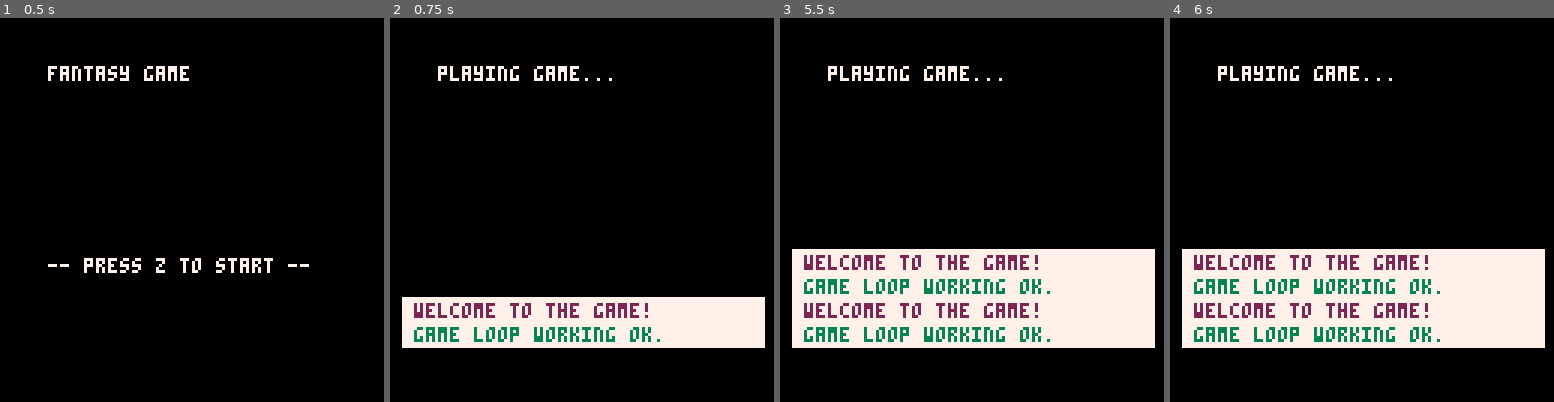
Above: before the commit, frames 1-4 (left to right).
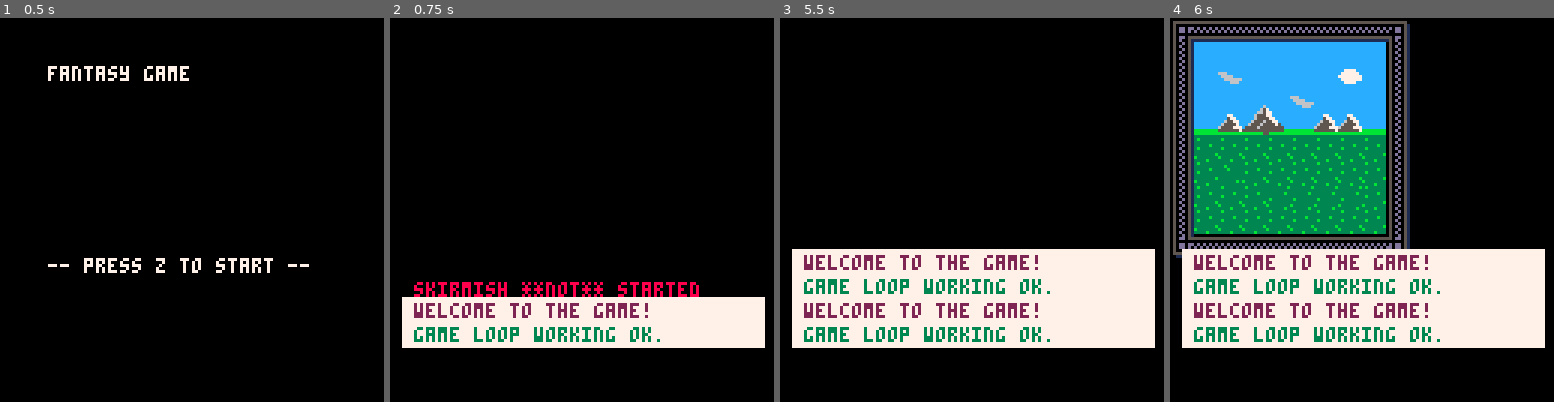
Above: after the commit, the same moments.

Repository: lauripaulo/pico8-games
Game: PICO-8 cartridge pico/fantasy/fantasy.p8
Two runs of this game, one before a commit and one after it. Both use one fixed random seed, a clock stepped at 60 frames per second and the inputs below.
Inputs:
- Up to frame 1 (0.5 s): tap X (X key) at 0.33 s
- Up to frame 2 (0.75 s): tap O (Z key) at 0.7 s
- Up to frame 3 (5.5 s): tap X (X key) at 1.07, 1.85, 2.97, 4.08, 5.2 s; tap O (Z key) every 0.4 s from 1.7 to 5.3 s
- Up to frame 4 (6 s): tap O (Z key) at 5.7 s

Frame 1 is identical in both runs. In frame 2, 2.0% of the frame differs, in the area x 6-81%, y 12-73%; in frame 3, 0.7%; in frame 4, 31%, in the area x 0-63%, y 0-63%.

Commit message:
Skirmish state machine ready.

Diff:
--- a/pico/fantasy/fantasy.p8
+++ b/pico/fantasy/fantasy.p8
@@ -14,12 +14,25 @@
 state_playing = 2
 state_game_over = 3
 state_win = 4
+skirmish_start = 5
+skirmish_player_turn = 6
+skirmish_enemy_turn = 7
+skirmish_end = 8
+skirmish_not_started = 9
+
+-- game global state
+game_state = {
+  state = state_start_screen,
+  skirmish = skirmish_not_started,
+  dungeon = false
+}
 
 -- player
 player = nil
 
 -- state machine
 function change_state(_state)
+  game_state.state = _state
   if _state == state_start_screen then
     _init = start_screen_init
     _update = start_screen_update
@@ -45,6 +58,8 @@
 
 -- title screen
 function start_screen_init()
+  game_state.skirmish = skirmish_not_started
+  game_state.dungeon = false
 end
 
 function start_screen_update()
@@ -70,24 +85,69 @@
   player.exp = 0
   player.lvl = 1
 
-  addmsg("welcome to the game!", 3, 2)
-  addmsg("game loop working ok.", 5, 3)
+  addmsg("welcome to the game!", 1, 2)
+  addmsg("game loop working ok.", 1, 3)
 end
 
 function game_update()
-  if btnp(5) then
-    change_state(state_game_over)
+  if game_state.skirmish == skirmish_not_started then
+    -- normal game
+    if player.hp <= 0 then
+      change_state(state_game_over)
+    elseif btnp(5) then
+      change_state(state_game_over)
+    elseif btnp(4) then
+      -- start skirmish
+      game_state.skirmish = skirmish_start
+    end
+  elseif game_state.skirmish == skirmish_start then
+    if btnp(4) then
+      game_state.skirmish = skirmish_player_turn
+    end
+  elseif game_state.skirmish == skirmish_player_turn then
+    if btnp(4) then
+      game_state.skirmish = skirmish_enemy_turn
+    end
+  elseif game_state.skirmish == skirmish_enemy_turn then
+    if btnp(4) then
+      game_state.skirmish = skirmish_end
+    end
+  elseif game_state.skirmish == skirmish_end then
+    if btnp(4) then
+      game_state.skirmish = skirmish_not_started
+    end
   end
   update_messages()
 end
 
 function game_draw()
   cls()
-  printo("playing game...", col2x(2), row2y(2), 7)
+  if game_state.skirmish == skirmish_not_started then
+    print("skirmish **not** started", col2x(1), row2y(11), 8)
+  elseif game_state.skirmish == skirmish_start then
+    draw_battlefield()
+    print("skirmish started", col2x(1), row2y(11), 8)
+  elseif game_state.skirmish == skirmish_player_turn then
+    draw_battlefield()
+    print("player turn...", col2x(1), row2y(11), 8)
+  elseif game_state.skirmish == skirmish_enemy_turn then
+    draw_battlefield()
+    print("enemy turn...", col2x(1), row2y(11), 8)
+  elseif game_state.skirmish == skirmish_end then
+    draw_battlefield()
+    print("skirmish ended!", col2x(1), row2y(11), 8)
+  end
   draw_messages(player)
 end
 
+function draw_battlefield()
+  -- draw the field
+  map(0,0,0,0,10,10)
+end
+
+--
 -- game over
+--
 function game_over_init()
   game_over_timer = 0
 end
@@ -354,5 +414,16 @@
 
 
 __gff__
-0000000000000000000000000000000000000000000000000000000000000000000000000000000000000000000000000000000000000000000000000000000001010100000000000101010101010100030300000000000000000000000000000000000000000000000000000000000000000000000000000000000000000000
+0000000000000000000000000000000000000000000000000000000000000000000000000000000000000000000000000000000000000000000000000000000001010100000000000101010101010100030300000000000101010100000000000000000000000000000000000000000000000000000000000000000000000000
 0000000000000000000000000000000000000000000000000000000000000000000000000000000000000000000000000000000000000000000000000000000000000000000000000000000000000000000000000000000000000000000000000000000000000000000000000000000000000000000000000000000000000000
+__map__
+5749494949494949495800000000000000000000000000000000000000000000000000000000000000000000000000000000000000000000000000000000000000000000000000000000000000000000000000000000000000000000000000000000000000000000000000000000000000000000000000000000000000000000
+4e5b5b5b5b5b5b5b5b4e00000000000000000000000000000000000000000000000000000000000000000000000000000000000000000000000000000000000000000000000000000000000000000000000000000000000000000000000000000000000000000000000000000000000000000000000000000000000000000000
+4e5b5c5b5b5b5b5f5b4e00000000000000000000000000000000000000000000000000000000000000000000000000000000000000000000000000000000000000000000000000000000000000000000000000000000000000000000000000000000000000000000000000000000000000000000000000000000000000000000
+4e5b5b5d5e5c5b5b5b4e00000000000000000000000000000000000000000000000000000000000000000000000000000000000000000000000000000000000000000000000000000000000000000000000000000000000000000000000000000000000000000000000000000000000000000000000000000000000000000000
+4e6b6c6d6e6b6c6c6b4e00000000000000000000000000000000000000000000000000000000000000000000000000000000000000000000000000000000000000000000000000000000000000000000000000000000000000000000000000000000000000000000000000000000000000000000000000000000000000000000
+4e7b7b7b7b7b7b7b7b4e00000000000000000000000000000000000000000000000000000000000000000000000000000000000000000000000000000000000000000000000000000000000000000000000000000000000000000000000000000000000000000000000000000000000000000000000000000000000000000000
+4e7b7d7b7b7b7b7b7b4e00000000000000000000000000000000000000000000000000000000000000000000000000000000000000000000000000000000000000000000000000000000000000000000000000000000000000000000000000000000000000000000000000000000000000000000000000000000000000000000
+4e7b7b7b7e7e7e7e7b4e00000000000000000000000000000000000000000000000000000000000000000000000000000000000000000000000000000000000000000000000000000000000000000000000000000000000000000000000000000000000000000000000000000000000000000000000000000000000000000000
+4e7b7b7b7b7b7b7b7b4e00000000000000000000000000000000000000000000000000000000000000000000000000000000000000000000000000000000000000000000000000000000000000000000000000000000000000000000000000000000000000000000000000000000000000000000000000000000000000000000
+5949494949494949495a00000000000000000000000000000000000000000000000000000000000000000000000000000000000000000000000000000000000000000000000000000000000000000000000000000000000000000000000000000000000000000000000000000000000000000000000000000000000000000000
Not shown, changed: 32 lines of the sprite sheet (__gfx__) section of pico/fantasy/fantasy.p8
